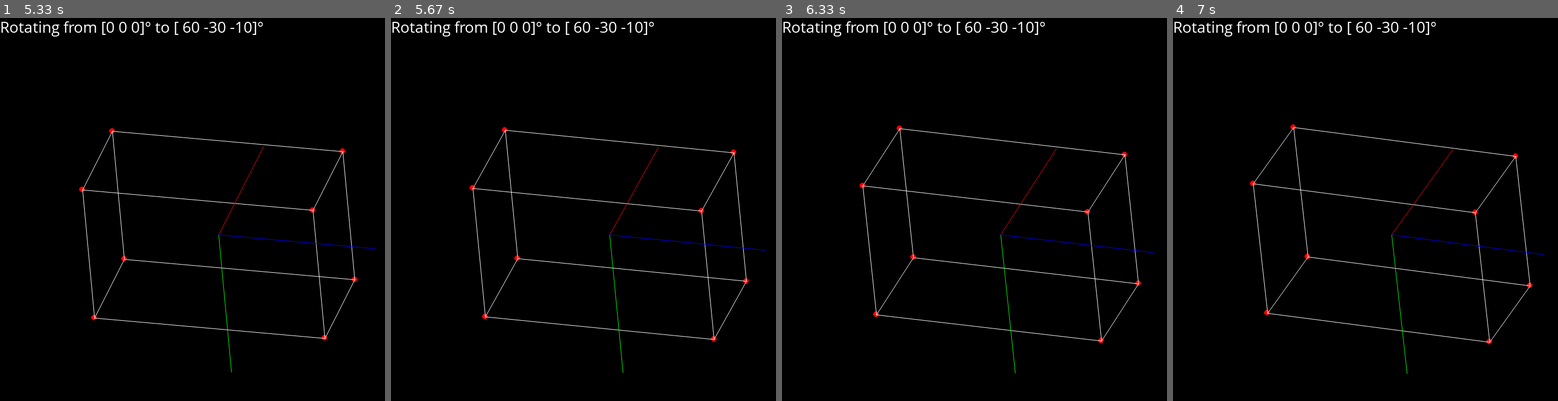
Above: before the commit, frames 1-4 (left to right).
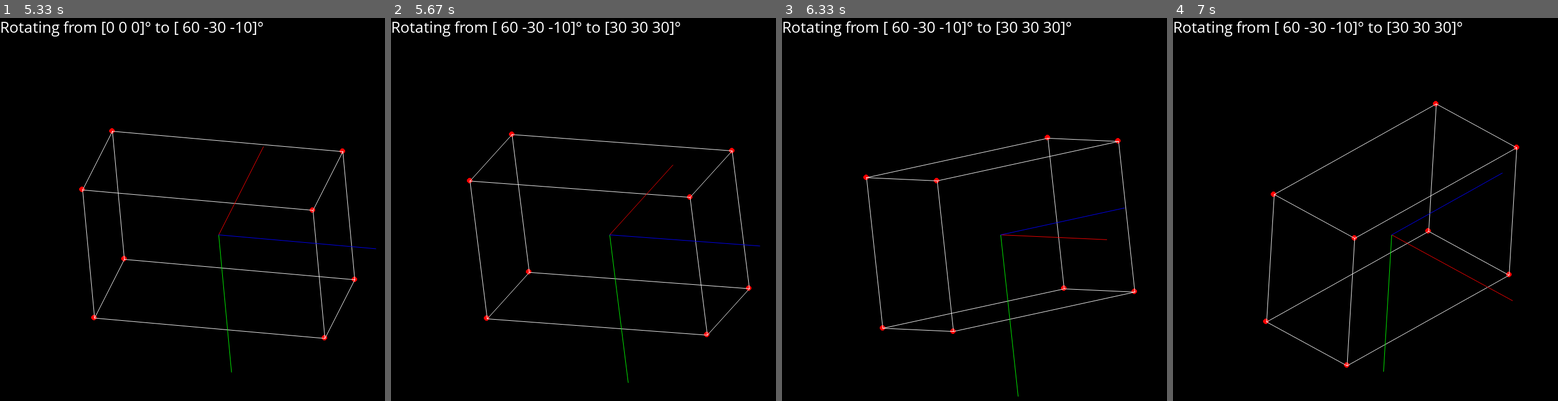
Above: after the commit, the same moments.

Repository: gsomani/AtitudeControl
Game: pygame game, started from python/PIDControllerTest.py
Same seed, same stepped clock (60 frames per second), same inputs: the game is played once before the commit and once after it.
Inputs:
- Up to frame 1 (5.33 s): no input
- Up to frame 2 (5.67 s): no input
- Up to frame 3 (6.33 s): no input
- Up to frame 4 (7 s): no input

Frame 1 is identical in both runs. In frame 2, 3.2% of the frame differs, in the area x 19-98%, y 0-96%; in frame 3, 3.3%, in the area x 20-97%, y 0-99%; in frame 4, 3.3%.

Commit message:
clean up

Diff:
--- a/python/PIDControllerTest.py
+++ b/python/PIDControllerTest.py
@@ -13,7 +13,7 @@
         self.I = np.diag([900, 800, 600])
         self.torqueInit = np.array([0.0, 0.0, 0.0])  # No External Torque
         self.dt = 0.01
-        self.simTime = 200
+        self.simTime = 100
         self.rwMass = 1 #kg
         self.rwRadius = 0.5 #m
 
--- a/python/Quaternion.py
+++ b/python/Quaternion.py
@@ -1,16 +1,56 @@
 import numpy as np
 
-def quaternionToRotationMatrix(q):
-  """
-  Calculates rotation matrix from a quaternion.
-  """
-  qw, qx, qy, qz = q
+class Quaternion:
+  def __init__(self, w, v):
+    self.w = w
+    self.v = np.array(v)
 
-  R = np.array([
-      [1 - 2*qy**2 - 2*qz**2, 2*qx*qy - 2*qz*qw, 2*qx*qz + 2*qy*qw],
-      [2*qx*qy + 2*qz*qw, 1 - 2*qx**2 - 2*qz**2, 2*qy*qz - 2*qx*qw],
-      [2*qx*qz - 2*qy*qw, 2*qy*qz + 2*qx*qw, 1 - 2*qx**2 - 2*qy**2]
-  ])
+  def __add__(self, q):
+    w = self.w + q.w
+    v = self.v + q.v
+    return Quaternion(w,v)
+
+  def __mul__(self, q):
+    if type(q) == float or type(q) == int:
+      w,v = self.w*q, self.v*q
+    else:
+      w = self.w*q.w - np.dot(self.v,q.v)
+      v = self.w*q.v + q.w*self.v + np.cross(self.v,q.v)
+    return Quaternion(w,v)
+
+  def __sub__(self, q):
+    return self + (-q)
+
+  def __neg__(self):
+    return Quaternion(-self.w, -self.v)
+
+  def __repr__(self):
+    return "%f + %f i + %f j + %f k" %(self.w,*self.v)
+
+  def derivative(self, omega):
+    return self*Quaternion(0,omega/2)
+
+  def rotationMatrix(self):
+    R = np.empty([3,3])
+
+    for i in range(3):
+      R[i,i] = 2*(self.w*self.w + self.v[i]*self.v[i]) - 1
+      j,k = [(i+m) % 3 for m in range(1,3)]
+      R[i,j] = 2*(self.v[j]*self.v[i] - self.w*self.v[k])
+      R[i,k] = 2*(self.v[k]*self.v[i] + self.w*self.v[j])
+
+    return R
+
+def quaternionToRotationMatrix(qq):
+  q = Quaternion(qq[0], np.array(qq[1:]))
+  R = np.empty([3,3])
+
+  for i in range(3):
+    R[i,i] = 2*(q.w*q.w + q.v[i]*q.v[i]) - 1
+    j,k = [(i+m) % 3 for m in range(1,3)]
+    R[i,j] = 2*(q.v[j]*q.v[i] - q.w*q.v[k])
+    R[i,k] = 2*(q.v[k]*q.v[i] + q.w*q.v[j])
+
   return R
 
 def eulerToQuaternion(roll, pitch, yaw):
@@ -60,19 +100,9 @@
   return roll, pitch, yaw
 
 def quaternionKinematics(q, omega):
-  """
-  Calculates quaternion derivative (qdot) based on angular velocity.
-  """
-  qw, qx, qy, qz = q
-  wx, wy, wz = omega
-
-  qdot = np.zeros_like(q)  # Initialize qdot array
-  qdot[0] = 0.5 * (-qx * wx - qy * wy - qz * wz)  # Scalar part
-  qdot[1] = 0.5 * (qw * wx + qy * wz - qz * wy)  # Vector part
-  qdot[2] = 0.5 * (qw * wy - qx * wz + qz * wx)
-  qdot[3] = 0.5 * (qw * wz + qx * wy - qy * wx)
-
-  return qdot
+  qq = Quaternion(q[0],np.array(q[1:]))
+  qdot = qq.derivative(omega)
+  return np.array([qdot.w, *qdot.v])
 
 def quaternionInverse(q):
   """Calculates the inverse of a quaternion."""
@@ -81,15 +111,11 @@
 
 def quaternionMultiply(q1, q2):
   """Performs quaternion multiplication."""
-  w1, x1, y1, z1 = q1
-  w2, x2, y2, z2 = q2
+  q = [ Quaternion(a[0],np.array(a[1:])) for a in [q1,q2]]
 
-  w = w1*w2 - x1*x2 - y1*y2 - z1*z2
-  x = w1*x2 + x1*w2 + y1*z2 - z1*y2
-  y = w1*y2 + y1*w2 + z1*x2 - x1*z2
-  z = w1*z2 + z1*w2 + x1*y2 - y1*x2
+  p = q[0]*q[1]
 
-  return np.array([w, x, y, z])
+  return np.array([p.w, *p.v])
 
 def calculateCurrentOrientation(previousQ, omega, dt):
   qdot = quaternionKinematics(previousQ, omega)
